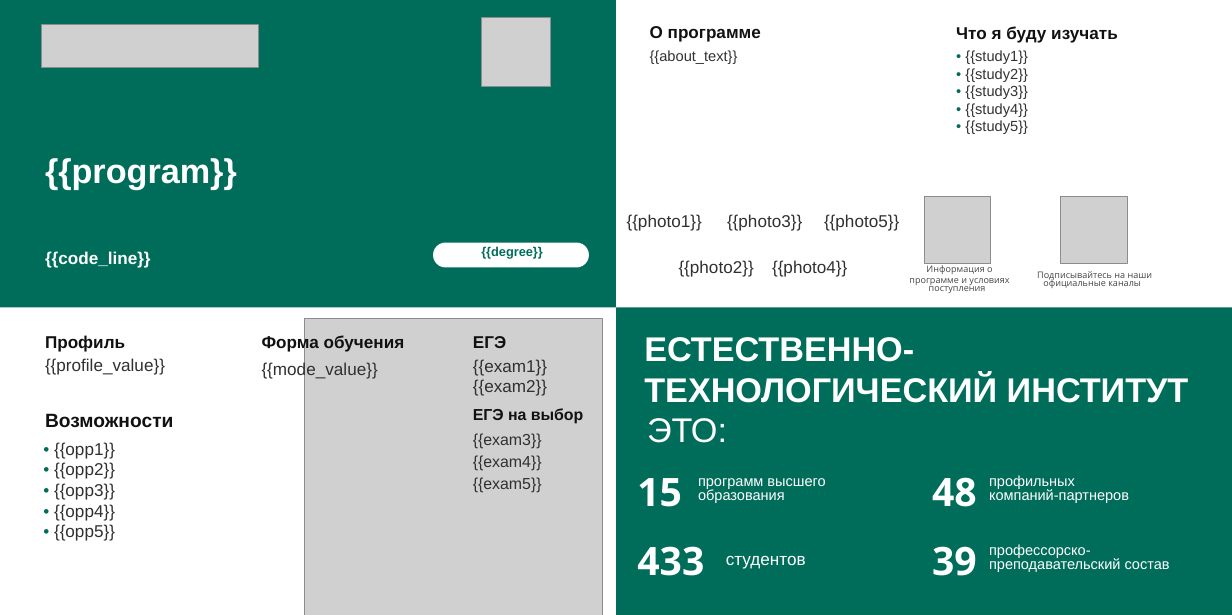
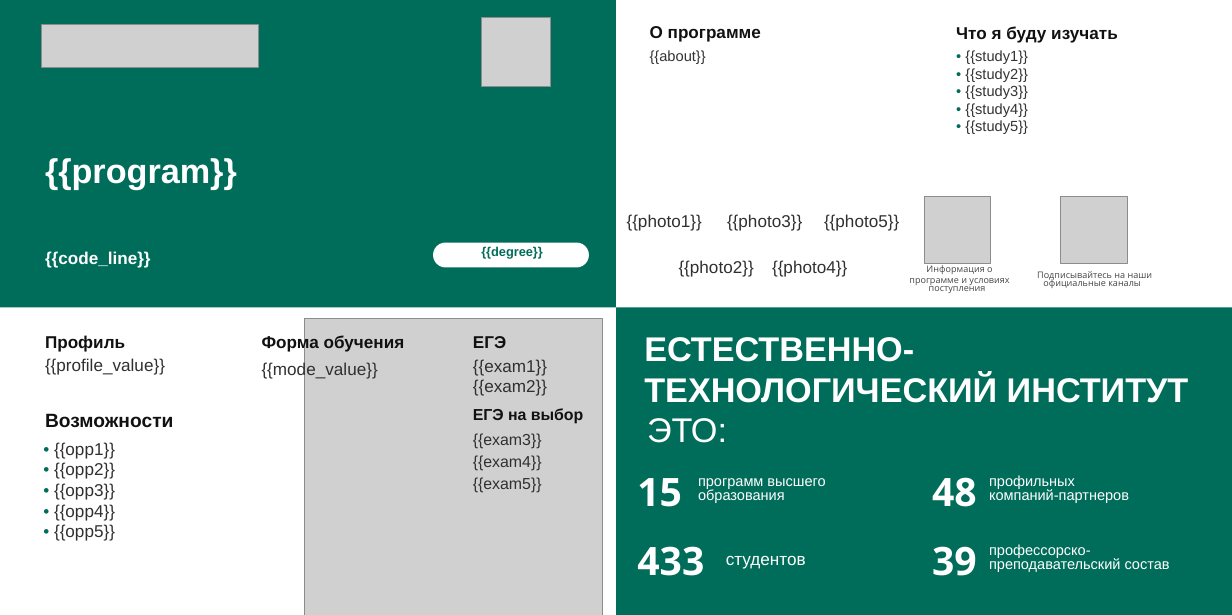
Before and after one commit to meshkovaalisa/Generator_PDF, a slide deck: slide 1 of static/templates/Shablon_ETI(test).odp. Drawn at 1232x615 pixels with LibreOffice and Linux fonts; fonts in the diff are those of the drawing; grey boxes stand for pictures. Boxes give left, top, right and bottom in pixels: in the first picture for what was removed or moved away, otherwise in the second. Text is boxed around its words. In the diff, an @@ line names an element or a change of style, - is before the commit and + after.

```diff
--- a/static/templates/Shablon_ETI(test).odp
+++ b/static/templates/Shablon_ETI(test).odp
@@ text at (650, 50, 706, 64): text changed @@
-{{about_text}}
+{{about}}
```
Also in this commit, not shown: 3 other files.
